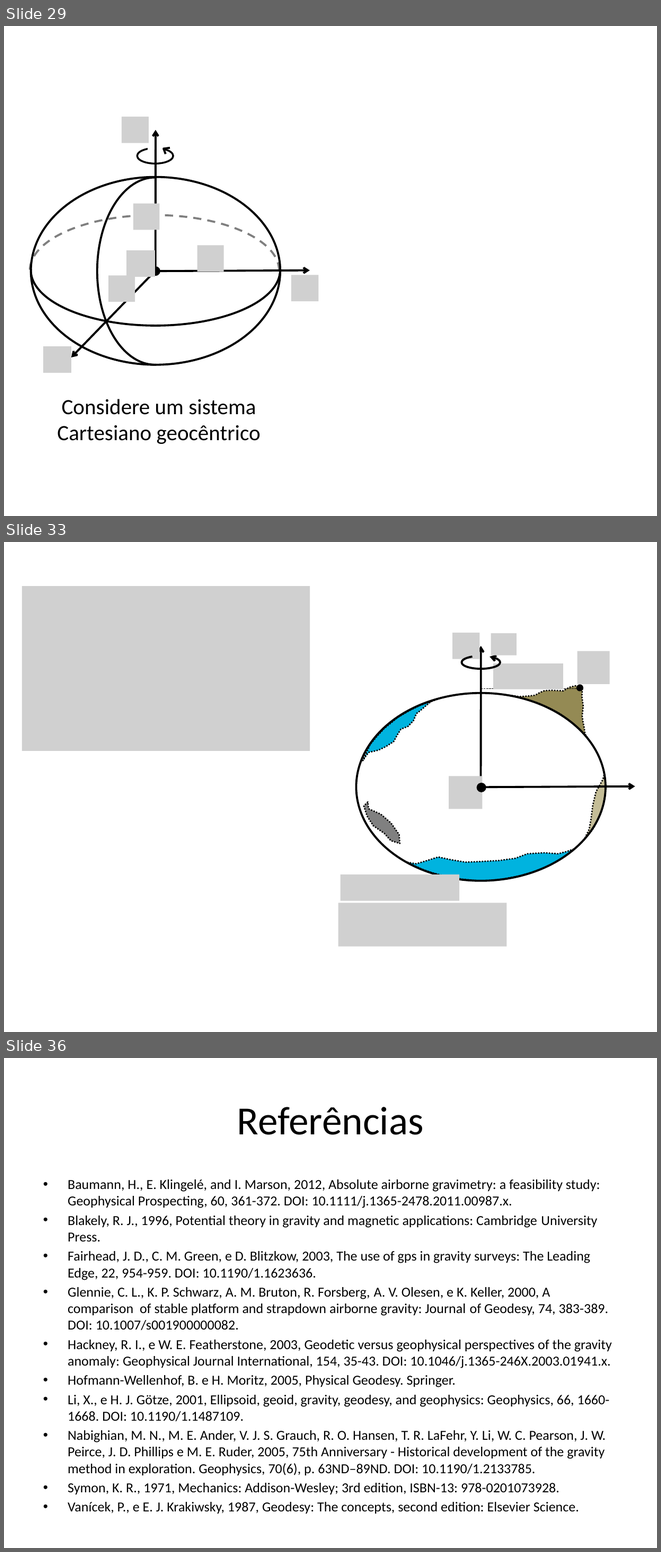
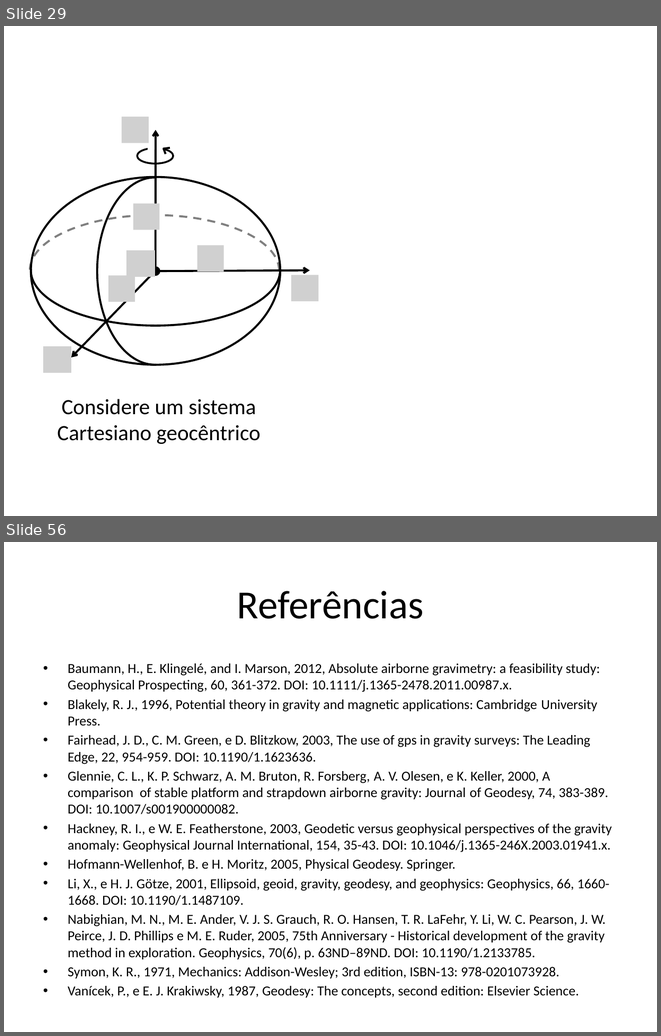
Before and after one commit to pinga-lab/CE-VII-SimBGf-2016, a slide deck: slides/5_disturbio_gravidade.pptx. Shown one above the other, each under a label of ours: slides 29, 33 and 36 before the commit, slides 29 and 56 after it; the slides between them are not shown. The pictures are 661x1552 and 661x1036 pixels, drawn with LibreOffice and Linux fonts; fonts in the diff are those of the drawing; grey boxes stand for pictures. Boxes give left, top, right and bottom in pixels: in the first picture for what was removed or moved away, otherwise in the second. Text is boxed around its words. In the diff, an @@ line names an element or a change of style, - is before the commit and + after.

```diff
--- a/slides/5_disturbio_gravidade.pptx
+++ b/slides/5_disturbio_gravidade.pptx
@@ slide 33 removed at (4,542,657,1032), background #FFFFFF @@
@@ picture removed at (22,586,310,750) @@
@@ picture removed at (452,633,479,659) @@
@@ picture removed at (491,633,517,655) @@
@@ arrow removed from (480, 787) to (480, 646) @@
@@ picture removed at (577,651,609,684) @@
@@ arc (boxed as its full ellipse) removed at (462,655,500,669) @@
@@ picture removed at (493,663,563,689) @@
@@ ellipse removed at (356,693,606,880) @@
@@ freeform shape removed at (363,699,438,761) @@
@@ line removed from (579, 688) to (482, 688) @@
@@ freeform shape removed at (509,686,588,739) @@
@@ ellipse removed at (577,685,583,690) @@
@@ picture removed at (449,776,482,809) @@
@@ freeform shape removed at (585,768,606,838) @@
@@ ellipse removed at (477,784,485,792) @@
@@ arrow removed from (480, 787) to (635, 786) @@
@@ freeform shape removed at (364,802,400,844) @@
@@ freeform shape removed at (407,849,574,881) @@
@@ picture removed at (340,874,459,900) @@
@@ picture removed at (338,902,507,946) @@
@@ what was slide 36 is now slide 56 @@
```
Also in this commit, not shown: 4 slides changed, 25 slides added, 4 other slides removed.
